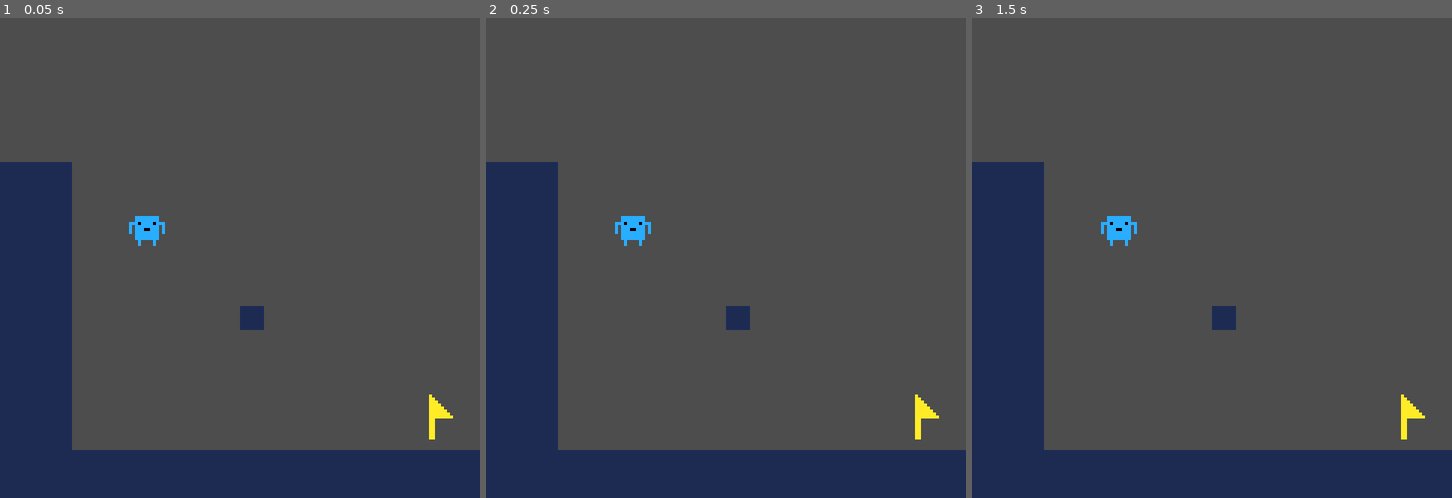
Above: before the commit, frames 1-3 (left to right).
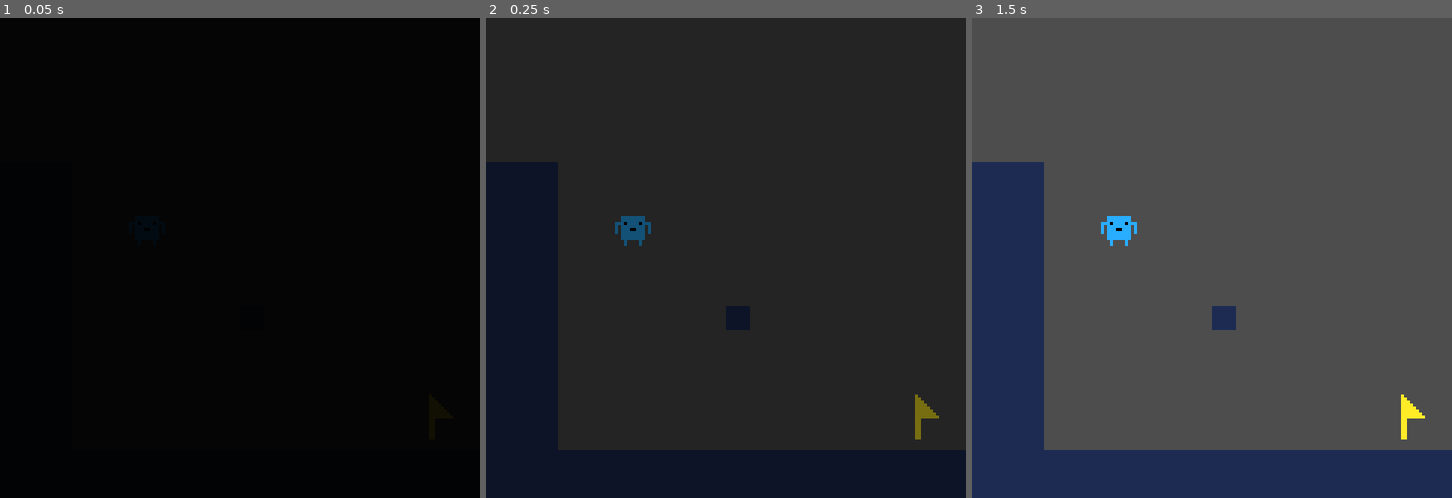
Above: after the commit, the same moments.

Repository: BurrrntToast/ludum-dare-55
Game: Godot game, scene res://scenes/dev stuff/dev_level.tscn
Two runs of this game, one before a commit and one after it. Both use one fixed random seed, a clock stepped at 60 frames per second and the inputs below.
Inputs:
- Up to frame 1 (0.05 s): no input
- Up to frame 2 (0.25 s): no input
- Up to frame 3 (1.5 s): hold D (right) from 0.53 s (still down); tap E (summon) at 0.6, 1.35 s; tap Space (jump) at 0.77 s; tap Enter at 1.25 s

The runs differ from the first frame. In frame 1, 100% of the frame differs, in the area x 0-100%, y 0-100%; in frame 2, 100%; in frame 3, nothing differs.
Error in both runs: Invalid operands 'float' and 'Vector2' in operator '+'. (res://entities/guys/guy.gd:33)

Commit message:
added a scene transition
#2

Diff:
--- a/godot-project/entities/level flag/flag.gd
+++ b/godot-project/entities/level flag/flag.gd
@@ -1,6 +1,6 @@
 extends Node2D
 
-@export var target : String
+@export var target_scene : String
 @export var plate1_required : bool = false
 @export var plate2_required : bool = false
 @export var plate3_required : bool = false
@@ -42,8 +42,7 @@
 		flag_active = true
 
 func _on_area_2d_area_entered(_area):
-	pass#get_tree().change_scene_to_file(target)
-	# replace later with scene transition and stuff
+	TransitionManager.transition_to_scene(target_scene)
 
 func _on_plate_1_area_entered(_area):
 	should_flag_be_active()
--- a/godot-project/project.godot
+++ b/godot-project/project.godot
@@ -19,6 +19,7 @@
 
 GlobalScript="*res://scripts/global script/global_script.tscn"
 SoundManager="*res://scenes/sound manager/sound_manager.tscn"
+TransitionManager="*res://scenes/transition manager/transition_manager.tscn"
 
 [display]
 
--- a/godot-project/scenes/dev stuff/dev_level.gd
+++ b/godot-project/scenes/dev stuff/dev_level.gd
@@ -22,6 +22,8 @@
 	player_holder.add_child(default_guy)
 	current_guy = default_guy
 
+	TransitionManager.transition_in()
+
 func _process(_delta):
 	if Input.is_action_just_pressed("summon"):
 		make_static_guy()
--- a/godot-project/scenes/dev stuff/dev_level.tscn
+++ b/godot-project/scenes/dev stuff/dev_level.tscn
@@ -45,4 +45,4 @@
 
 [node name="Flag" parent="." instance=ExtResource("5_irt18")]
 position = Vector2(147, 133)
-target = "res://scenes/dev stuff/dev_level2.tscn"
+target_scene = "res://scenes/dev stuff/dev_level2.tscn"
--- a/godot-project/scenes/dev stuff/dev_level2.tscn
+++ b/godot-project/scenes/dev stuff/dev_level2.tscn
@@ -36,9 +36,8 @@
 modulate = Color(0.113725, 0.168627, 0.32549, 1)
 tile_set = SubResource("TileSet_auysc")
 format = 2
-layer_0/tile_data = PackedInt32Array(1245203, 0, 0, 1179667, …(597 unchanged characters)… 13, 0, 0, 1048577, 0, 0, 1048578, 0, 0, 983041, 0, 0, 983040, 0, 0, 917504, 0, 0, 851968, 0, 0, 786432, 0, 0, 720896, 0, 0, 655360, 0, 0, 589824, 0, 0, 524288, 0, 0, 458752, 0, 0, 393216, 0, 0, 1048576, 0, 0, 917505, 0, 0, 851969, 0, 0, 786433, 0, 0, 720897, 0, 0, 655361, 0, 0, 589825, 0, 0, 524289, 0, 0, 458753, 0, 0, 393217, 0, 0, 393218, 0, 0, 458754, 0, 0, 524290, 0, 0, 589826, 0, 0, 655362, 0, 0, 720898, 0, 0, 786434, 0, 0, 851970, 0, 0, 917506, 0, 0, 983042, 0, 0, 1114114, 0, 0, 786442, 0, 0)
+layer_0/tile_data = PackedInt32Array(1245203, 0, 0, 1179667, …(597 unchanged characters)… 13, 0, 0, 1048577, 0, 0, 1048578, 0, 0, 1048576, 0, 0, 1114114, 0, 0, 786442, 0, 0, 327696, 0, 0, 262160, 0, 0, 196624, 0, 0, 131088, 0, 0, 65552, 0, 0, 65554, 0, 0, 131090, 0, 0, 196626, 0, 0, 262162, 0, 0, 327698, 0, 0)
 
 [node name="Flag" parent="." instance=ExtResource("4_lq653")]
 position = Vector2(147, 133)
-target = "res://scenes/dev stuff/dev_level2.tscn"
-plate1_required = true
+target_scene = "res://scenes/dev stuff/dev_level.tscn"
--- /dev/null
+++ b/godot-project/scenes/transition manager/transition_manager.gd
@@ -0,0 +1,19 @@
+extends Node2D
+
+@onready var out_anim = $OutAnim
+@onready var in_anim = $InAnim
+
+var next_scene : String = ""
+
+func transition_in():
+	in_anim.play("fade_in")
+
+func transition_to_scene(scene):
+	next_scene = scene
+	out_anim.play("fade_out")
+
+func change_scene():
+	get_tree().change_scene_to_file(next_scene)
+
+func _on_out_anim_animation_finished(_anim_name):
+	change_scene()
--- /dev/null
+++ b/godot-project/scenes/transition manager/transition_manager.tscn
@@ -0,0 +1,101 @@
+[gd_scene load_steps=8 format=3 uid="uid://u1ujkdy15rti"]
+
+[ext_resource type="Script" path="res://scenes/transition manager/transition_manager.gd" id="1_sgu28"]
+
+[sub_resource type="Animation" id="Animation_l8cf6"]
+resource_name = "fade_out"
+length = 0.5
+tracks/0/type = "value"
+tracks/0/imported = false
+tracks/0/enabled = true
+tracks/0/path = NodePath("Mask:self_modulate")
+tracks/0/interp = 1
+tracks/0/loop_wrap = true
+tracks/0/keys = {
+"times": PackedFloat32Array(0, 0.5),
+"transitions": PackedFloat32Array(1, 1),
+"update": 0,
+"values": [Color(1, 1, 1, 0), Color(1, 1, 1, 1)]
+}
+
+[sub_resource type="Animation" id="Animation_d2is6"]
+length = 0.001
+tracks/0/type = "value"
+tracks/0/imported = false
+tracks/0/enabled = true
+tracks/0/path = NodePath("Mask:self_modulate")
+tracks/0/interp = 1
+tracks/0/loop_wrap = true
+tracks/0/keys = {
+"times": PackedFloat32Array(0),
+"transitions": PackedFloat32Array(1),
+"update": 0,
+"values": [Color(1, 1, 1, 0)]
+}
+
+[sub_resource type="AnimationLibrary" id="AnimationLibrary_rncaf"]
+_data = {
+"RESET": SubResource("Animation_d2is6"),
+"fade_out": SubResource("Animation_l8cf6")
+}
+
+[sub_resource type="Animation" id="Animation_q7wq0"]
+resource_name = "fade_in"
+length = 0.5
+tracks/0/type = "value"
+tracks/0/imported = false
+tracks/0/enabled = true
+tracks/0/path = NodePath("Mask:self_modulate")
+tracks/0/interp = 1
+tracks/0/loop_wrap = true
+tracks/0/keys = {
+"times": PackedFloat32Array(0, 0.5),
+"transitions": PackedFloat32Array(1, 1),
+"update": 0,
+"values": [Color(1, 1, 1, 1), Color(1, 1, 1, 0)]
+}
+
+[sub_resource type="Animation" id="Animation_8olpg"]
+length = 0.001
+tracks/0/type = "value"
+tracks/0/imported = false
+tracks/0/enabled = true
+tracks/0/path = NodePath("Mask:self_modulate")
+tracks/0/interp = 1
+tracks/0/loop_wrap = true
+tracks/0/keys = {
+"times": PackedFloat32Array(0),
+"transitions": PackedFloat32Array(1),
+"update": 0,
+"values": [Color(1, 1, 1, 1)]
+}
+
+[sub_resource type="AnimationLibrary" id="AnimationLibrary_js1tw"]
+_data = {
+"RESET": SubResource("Animation_8olpg"),
+"fade_in": SubResource("Animation_q7wq0")
+}
+
+[node name="TransitionManager" type="Node2D"]
+z_index = 1
+script = ExtResource("1_sgu28")
+
+[node name="Mask" type="ColorRect" parent="."]
+offset_left = -41.0
+offset_top = -26.0
+offset_right = 211.0
+offset_bottom = 213.0
+mouse_filter = 2
+color = Color(0, 0, 0, 1)
+
+[node name="OutAnim" type="AnimationPlayer" parent="."]
+libraries = {
+"": SubResource("AnimationLibrary_rncaf")
+}
+
+[node name="InAnim" type="AnimationPlayer" parent="."]
+libraries = {
+"": SubResource("AnimationLibrary_js1tw")
+}
+
+[connection signal="animation_finished" from="OutAnim" to="." method="_on_out_anim_animation_finished"]
